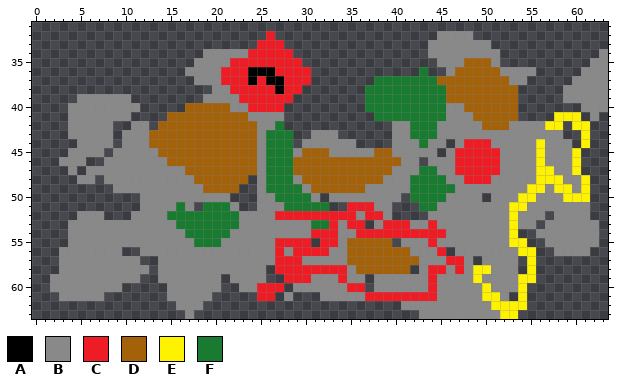
Pixel-art sprite -- sprites/spriteGarbageEaten/306823d6-f8c7-4cf7-8427-14ced19cf1f8.png. The picture above is the old version.
The file is 64x64 pixels. Shown: x 0..63, y 31..63.
Palette (. is transparent): A #000000  B #898989  C #ee1c24  D #a3620a  E #fff200  F #197b30
Once edited:
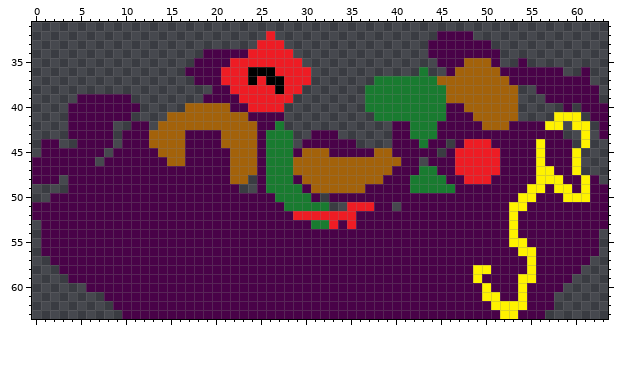
Change:
Colour B changes from #898989 to #490248.
The edit adds colour B in row 35 at x 54; in row 36 at x 56 to 58; in row 37 at x 55 to 59; in row 38 at x 56 to 58; in row 39 at x 57 to 58; in row 40 at x 59.
The edit adds colour B in rows 41 to 43 at x 63; in row 44 at x 1 to 2; in row 45 at x 1 to 3; in row 46 at x 0 to 2 and 6; in row 47 at x 0 to 3 and 5; in row 48 at x 0 to 2, 4, 7 and 62.
The edit adds colour B in row 49 at x 4 to 8 and 62 to 63; in row 50 at x 2 to 11, 22 to 24, 41, 50 and 62 to 63; in row 51 at x 0 to 11, 18, 23 to 24, 41 to 42 and 62 to 63; in row 52 at x 0 to 4, 8 to 10, 40 to 43, 57 and 62 to 63; in row 53 at x 1 to 3, 37, 56 and 63; in row 54 at x 1 to 3 and 54 to 55.
The edit adds colour B in row 55 at x 1 to 3, 31, 40 and 55 to 56; in row 56 at x 1 to 2, 10 to 11, 46, 56 to 57 and 62; in row 57 at x 2, 12 to 13, 49, 54 and 56 to 61; in row 58 at x 13, 26, 42, 54 and 56 to 60; in row 59 at x 12 to 13, 21, 26 to 27, 37 and 56 to 59; in row 60 at x 10 to 14, 21 to 22, 28, 37 and 55 to 58.
The edit adds colour B in row 61 at x 8 to 14, 20 to 24, 27, 29 to 31, 53 and 55 to 57; in row 62 at x 9 to 15, 19 to 40 and 55 to 57; in row 63 at x 10 to 16, 18 to 42 and 54 to 56.
Colour C gives way to colour B in row 52 at x 27 to 28 and 37 to 38; in row 53 at x 36, 39 to 41 and 44; in row 54 at x 31 to 33 and 36 to 45; in row 55 at x 27 to 30, 32 to 33 and 44; in row 56 at x 27, 29 to 32 and 45; in row 57 at x 27 to 29 and 46 to 47.
Colour C gives way to colour B in row 58 at x 27 to 34, 44 to 45 and 47; in row 59 at x 28 to 30, 34 and 44; in row 60 at x 25 to 27, 35 to 36 and 44; in row 61 at x 25 to 26 and 37 to 44.
Colour D gives way to colour B in rows 43 to 44 at x 17 to 20; in rows 45 to 47 at x 17 to 21; in row 48 at x 18 to 21; in row 49 at x 19 to 22; in row 55 at x 35 to 39; in row 56 at x 35 to 41.
Colour D gives way to colour B in row 57 at x 35 to 42; in row 58 at x 36 to 41.
Colour F gives way to colour B in row 50 at x 42 to 45; in row 51 at x 16, 19 to 21 and 43 to 44; in row 52 at x 15 to 22; in row 53 at x 16 to 22; in row 54 at x 17 to 21; in row 55 at x 18 to 20.
Colour B is gone in row 34 at x 63; in rows 35 to 37 at x 62 to 63; in rows 38 to 39 at x 63; in row 59 at x 2 to 3; in row 60 at x 2 to 5; in row 61 at x 3 to 7.
